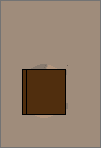
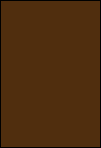
Comparing the layer stacks of the two 101x148 images. Changes:
removed layer "Layer #1" over 22, 69, 66, 115
removed layer "Dad.png" (was 32%) over 22, 64, 68, 118
"Layer": opacity 55% → 100% over 0, 0, 101, 148
